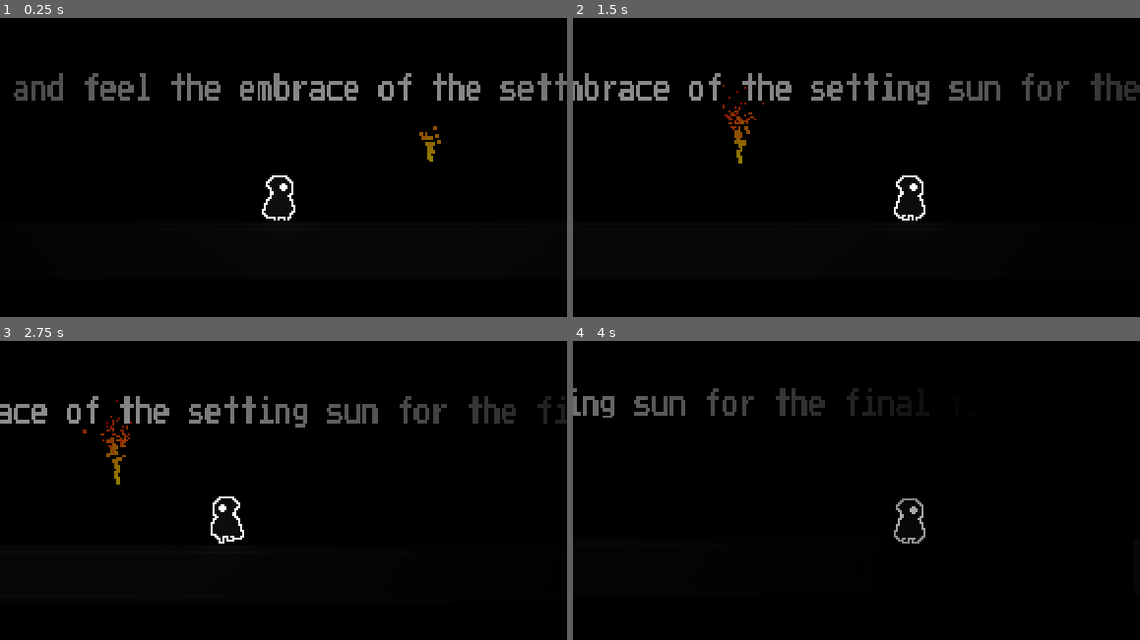
Above: before the commit, frames 1-4 (two rows, left to right).
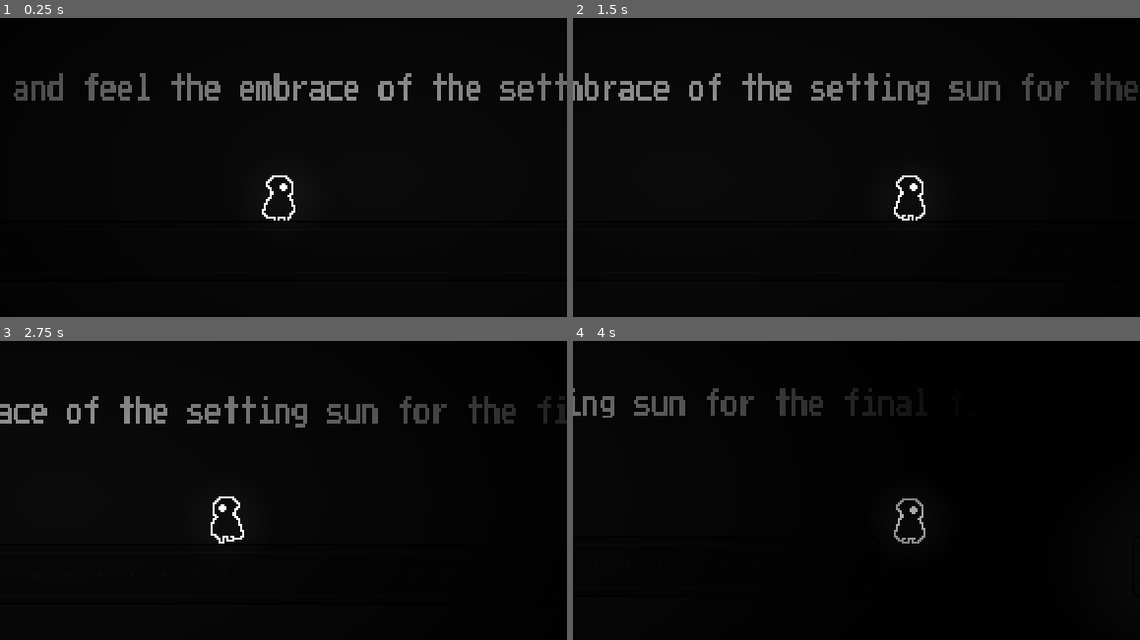
Above: after the commit, the same moments.

Repository: cheeseEnthusiasts/dusks-embrace
Game: Godot game, scene res://scenes/levels/startingroom.tscn
Same seed, same stepped clock (60 frames per second), same inputs: the game is played once before the commit and once after it.
Inputs:
- Up to frame 1 (0.25 s): no input
- Up to frame 2 (1.5 s): tap Enter (ui_accept) at 0.5, 0.77 s; hold Right (ui_right) from 0.53 s (still down); tap Shift (player_dash) at 0.6, 1.35 s
- Up to frame 3 (2.75 s): tap Enter (ui_accept) at 1.52 s; release Right (ui_right) at 2.03 s; hold Left (ui_left) from 2.03 s (still down); tap Shift (player_dash) at 2.1 s
- Up to frame 4 (4 s): release Left (ui_left) at 2.78 s; hold Right (ui_right) from 2.78 s (still down); tap Shift (player_dash) at 2.85, 3.6 s; tap Enter (ui_accept) at 3.02, 3.77 s

The runs differ from the first frame. In frame 1, 0.3% of the frame differs, in the area x 8-97%, y 18-49%; in frame 2, 0.3%; in frame 3, 0.5%, in the area x 7-99%, y 18-49%; in frame 4, 0.1%.

Commit message:
begin menu and edit font

Diff:
--- a/project.godot
+++ b/project.godot
@@ -13,6 +13,7 @@
 config/name="dusk's embrace"
 run/main_scene="res://scenes/levels/startingroom.tscn"
 config/features=PackedStringArray("4.1", "Forward Plus")
+boot_splash/bg_color=Color(0, 0, 0, 1)
 
 [autoload]
 
@@ -25,6 +26,10 @@
 window/size/mode=2
 window/stretch/mode="viewport"
 window/stretch/aspect="expand"
+
+[gui]
+
+theme/custom_font="res://fonts/PressStart2P-vaV7.ttf"
 
 [input]
 
--- a/scenes/levels/startingroom.tscn
+++ b/scenes/levels/startingroom.tscn
@@ -1,38 +1,8 @@
-[gd_scene load_steps=20 format=3 uid="uid://bm14qogfx51p"]
+[gd_scene load_steps=15 format=3 uid="uid://bm14qogfx51p"]
 
 [ext_resource type="PackedScene" uid="uid://j6p1euxnij8r" path="res://scenes/characters/player.tscn" id="1_w2ooc"]
 [ext_resource type="FontFile" uid="uid://b801diyxd83fb" path="res://fonts/PressStart2P-vaV7.ttf" id="3_xiay5"]
 [ext_resource type="Texture2D" uid="uid://bp5kf1dh26i4y" path="res://assets/basictilesheet.png" id="4_p7mxq"]
-
-[sub_resource type="Gradient" id="Gradient_3syn3"]
-offsets = PackedFloat32Array(0, 0.37037, 1)
-colors = PackedColorArray(0.881845, 0.759848, 7.70092e-07, 1, 0.939531, 0.332082, 3.36559e-07, 1, 0.984314, 0, 0, 1)
-
-[sub_resource type="GradientTexture1D" id="GradientTexture1D_gsxxo"]
-gradient = SubResource("Gradient_3syn3")
-
-[sub_resource type="Curve" id="Curve_n55g8"]
-_data = [Vector2(0, 1), 0.0, 0.0, 0, 0, Vector2(0.945783, 0.252632), 0.0, 0.0, 0, 0]
-point_count = 2
-
-[sub_resource type="CurveTexture" id="CurveTexture_n4go0"]
-curve = SubResource("Curve_n55g8")
-
-[sub_resource type="ParticleProcessMaterial" id="ParticleProcessMaterial_3n8iv"]
-particle_flag_disable_z = true
-direction = Vector3(0, -1, 0)
-spread = 10.0
-gravity = Vector3(0, 0, 0)
-initial_velocity_min = 90.0
-initial_velocity_max = 120.0
-orbit_velocity_min = 0.0
-orbit_velocity_max = 0.0
-scale_min = 2.0
-scale_max = 2.0
-scale_curve = SubResource("CurveTexture_n4go0")
-color_ramp = SubResource("GradientTexture1D_gsxxo")
-turbulence_enabled = true
-turbulence_noise_scale = 1.44
 
 [sub_resource type="Gradient" id="Gradient_r4shv"]
 offsets = PackedFloat32Array(0)
@@ -87,13 +57,7 @@
 
 [node name="startingroom" type="Node2D"]
 
-[node name="GPUParticles2D" type="GPUParticles2D" parent="."]
-position = Vector2(217, 48)
-amount = 100
-process_material = SubResource("ParticleProcessMaterial_3n8iv")
-
 [node name="Background" type="Sprite2D" parent="."]
-visible = false
 position = Vector2(929, 153)
 scale = Vector2(53.4375, 22.6094)
 texture = SubResource("GradientTexture2D_llmht")
--- /dev/null
+++ b/scenes/menus/title.tscn
@@ -0,0 +1,33 @@
+[gd_scene load_steps=2 format=3 uid="uid://dlcbrwp44ulxy"]
+
+[sub_resource type="Environment" id="Environment_0uyob"]
+background_mode = 3
+glow_enabled = true
+glow_intensity = 3.81
+glow_strength = 1.12
+glow_blend_mode = 0
+glow_hdr_scale = 0.65
+
+[node name="title" type="Control"]
+layout_mode = 3
+anchors_preset = 15
+anchor_right = 1.0
+anchor_bottom = 1.0
+grow_horizontal = 2
+grow_vertical = 2
+
+[node name="WorldEnvironment" type="WorldEnvironment" parent="."]
+environment = SubResource("Environment_0uyob")
+
+[node name="Label" type="Label" parent="."]
+layout_mode = 1
+anchors_preset = 5
+anchor_left = 0.5
+anchor_right = 0.5
+offset_left = -104.0
+offset_top = 9.0
+offset_right = 104.0
+offset_bottom = 32.0
+grow_horizontal = 2
+theme_override_colors/font_color = Color(1, 1, 1, 1)
+text = "Dusks Embrace"
Not shown, changed: fonts/HachicroUndertaleBattleFontRegular-PKzBg.otf.import
